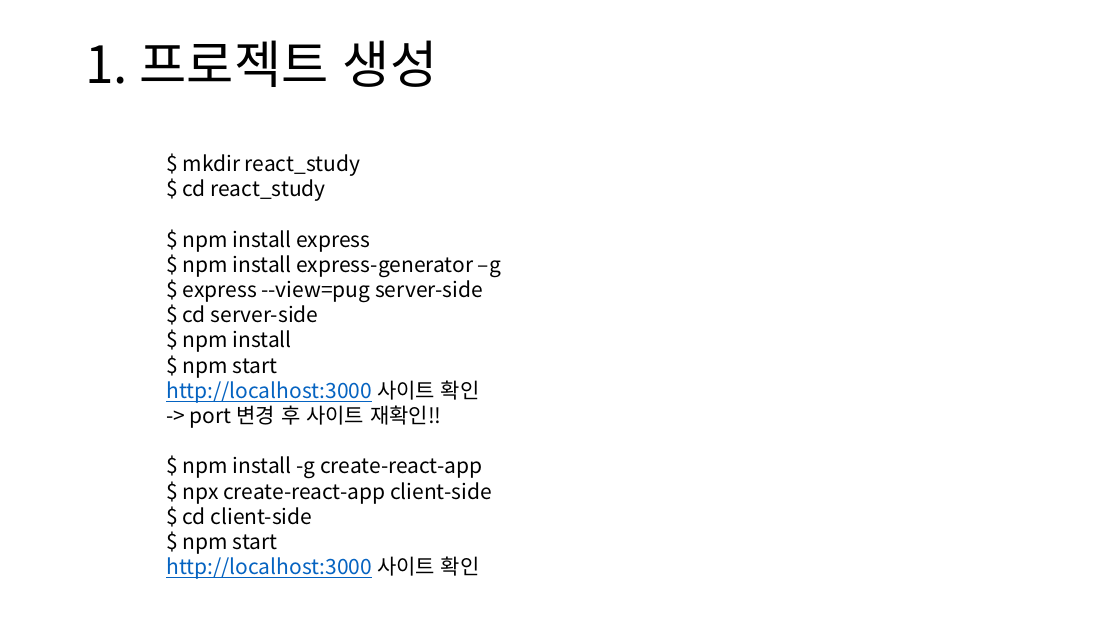
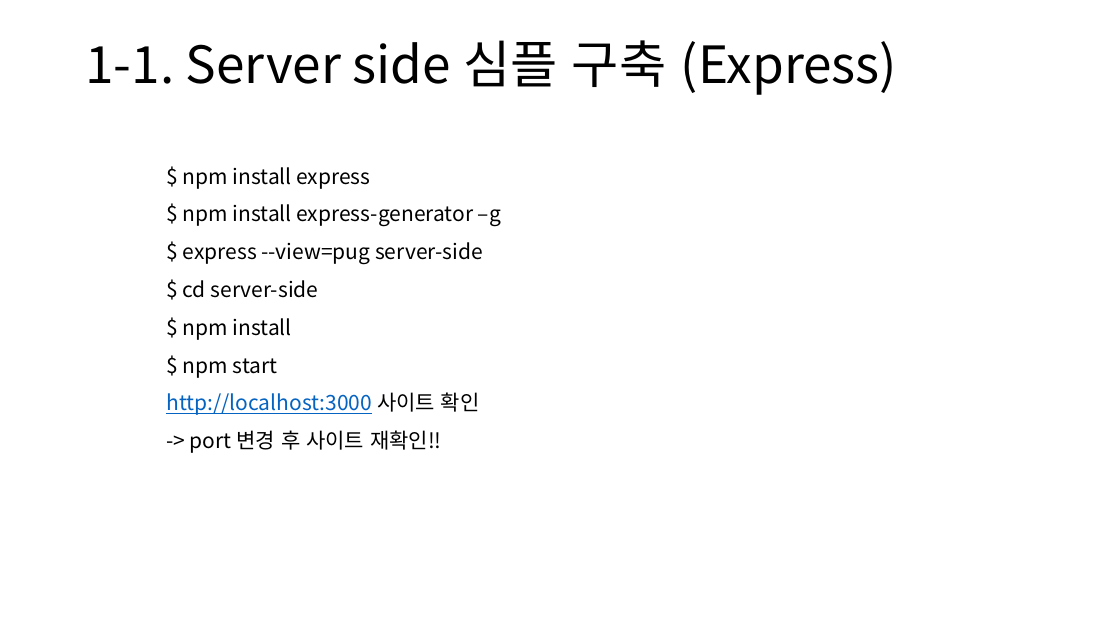
Before and after one commit to Humax-tut/jjsong2, a slide deck: slide 7 of React_Study.pptx (slide 6 before the commit). Drawn at 1120x630 pixels with LibreOffice and Linux fonts; fonts in the diff are those of the drawing. Boxes give left, top, right and bottom in pixels: in the first picture for what was removed or moved away, otherwise in the second. Text is boxed around its words. In the diff, an @@ line names an element or a change of style, - is before the commit and + after.

```diff
--- a/React_Study.pptx
+++ b/React_Study.pptx
@@ title at box(85, 40, 897, 95): text changed @@
-1. 프로젝트 생성
+1-1. Server side 심플 구축 (Express)
@@ text "$ npm install express" at box(166, 167, 501, 453): line spacing 1 to 1.5 @@
@@ text at box(183, 154, 360, 201): paragraphs removed @@
-$ mkdir react_study
-$ cd react_study
@@ text at box(166, 456, 492, 579): paragraphs removed @@
-$ npm install -g create-react-app
-$ npx create-react-app client-side
-$ cd client-side
-$ npm start
-http://localhost:3000 사이트 확인
```
Also in this commit, not shown: 3 other slides changed, 2 slides added, 1 slide removed.
